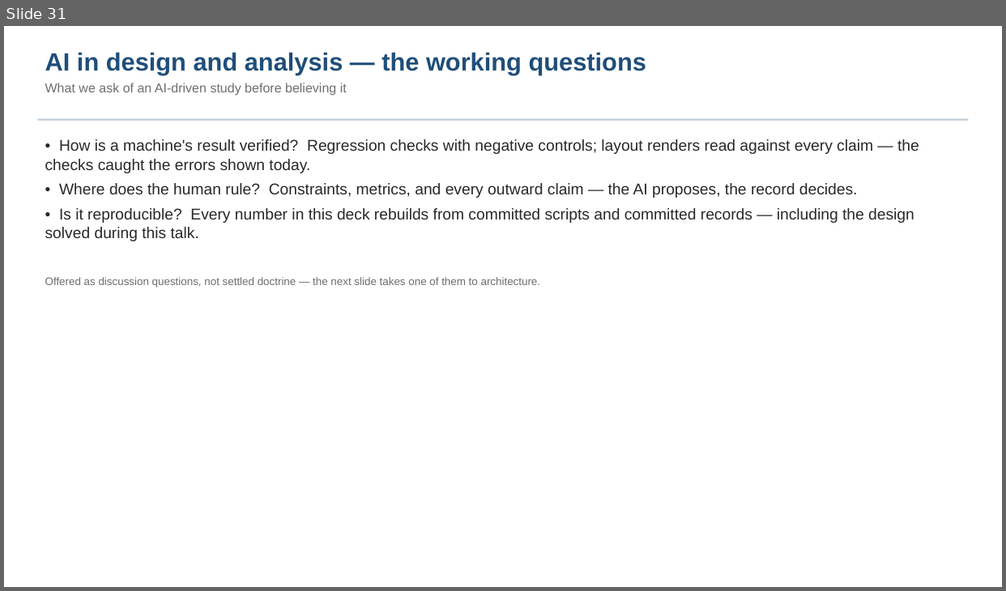
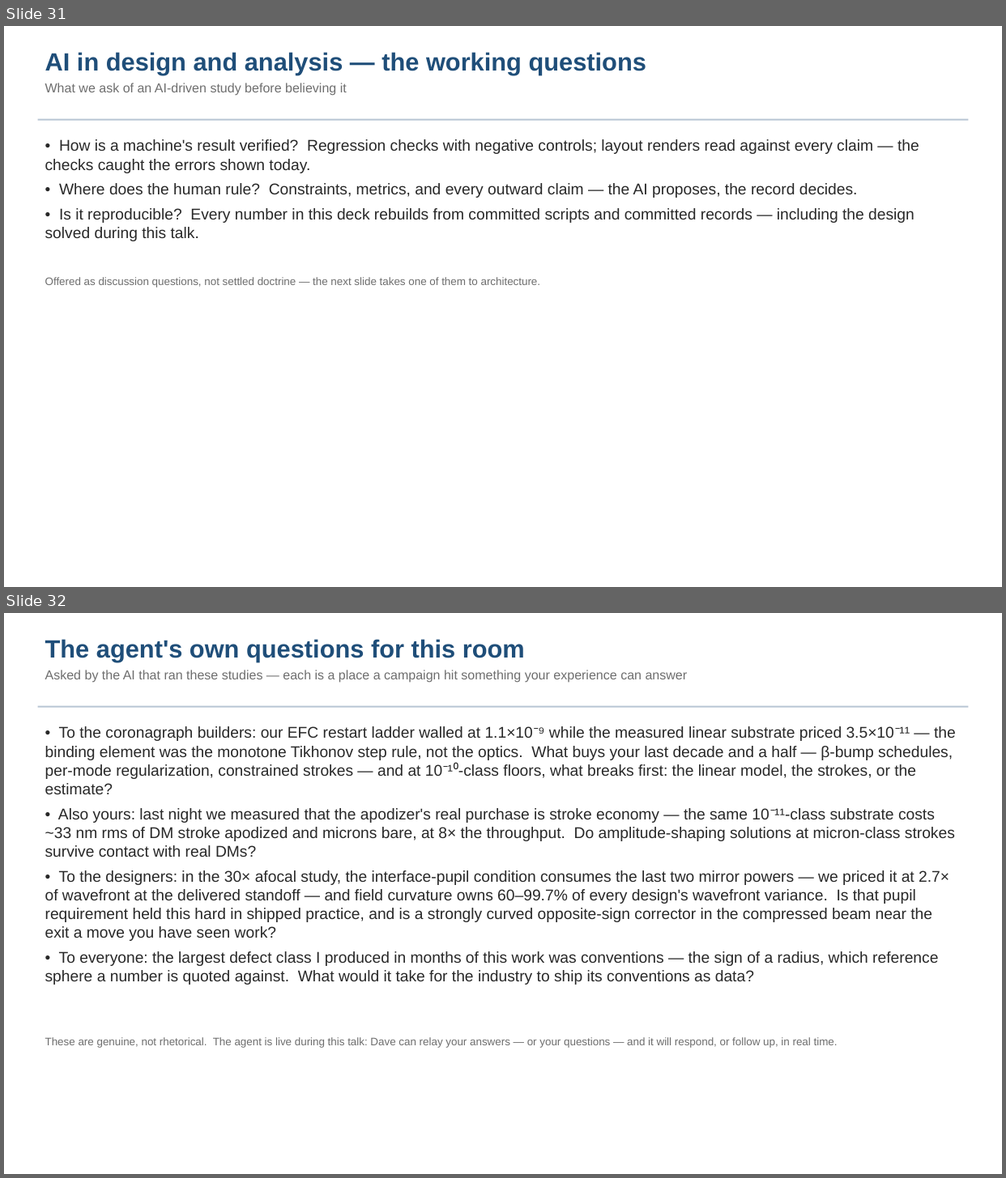
Before and after one commit to nasa-jpl/macos, a slide deck: demo_session/baseline_pass3.pptx. Shown one above the other, each under a label of ours: slide 31 before the commit, slides 31 and 32 after it. The pictures are 1006x591 and 1006x1178 pixels, drawn with LibreOffice and Linux fonts; fonts in the diff are those of the drawing. Boxes give left, top, right and bottom in pixels: in the first picture for what was removed or moved away, otherwise in the second. Text is boxed around its words. In the diff, an @@ line names an element or a change of style, - is before the commit and + after.

```diff
--- a/demo_session/baseline_pass3.pptx
+++ b/demo_session/baseline_pass3.pptx
@@ slide 32 added at [4,613,1002,1174], background #FFFFFF @@
@@ text added at [45,639,688,683], 12.5 pt, text #6E6E6E @@
+The agent's own questions for this room
+Asked by the AI that ran these studies — each is a place a campaign hit something your experience can answer
@@ rectangle added at [38,706,968,707], fill #B8C6D4 @@
@@ text added at [45,726,956,985], 15 pt, text #282828 @@
+• To the coronagraph builders: our EFC restart ladder walled at 1.1×10⁻⁹ while the measured linear substrate priced 3.5×10⁻¹¹ — the binding element was the monotone Tikhonov step rule, not the optics. What buys your last decade and a half — β-bump schedules, per-mode regularization, constrained strokes — and at 10⁻¹⁰-class floors, what breaks first: the linear model, the strokes, or the estimate?
+• Also yours: last night we measured that the apodizer's real purchase is stroke economy — the same 10⁻¹¹-class substrate costs ~33 nm rms of DM stroke apodized and microns bare, at 8× the throughput. Do amplitude-shaping solutions at micron-class strokes survive contact with real DMs?
+• To the designers: in the 30× afocal study, the interface-pupil condition consumes the last two mirror powers — we priced it at 2.7× of wavefront at the delivered standoff — and field curvature owns 60–99.7% of every design's wavefront variance. Is that pupil requirement held this hard in shipped practice, and is a strongly curved opposite-sign corrector in the compressed beam near the exit a move you have seen work?
+• To everyone: the largest defect class I produced in months of this work was conventions — the sign of a radius, which reference sphere a number is quoted against. What would it take for the industry to ship its conventions as data?
@@ text added at [45,1037,837,1048], 10.5 pt, text #6E6E6E @@
+These are genuine, not rhetorical. The agent is live during this talk: Dave can relay your answers — or your questions — and it will respond, or follow up, in real time.
```
Also in this commit, not shown: 4 other files.
